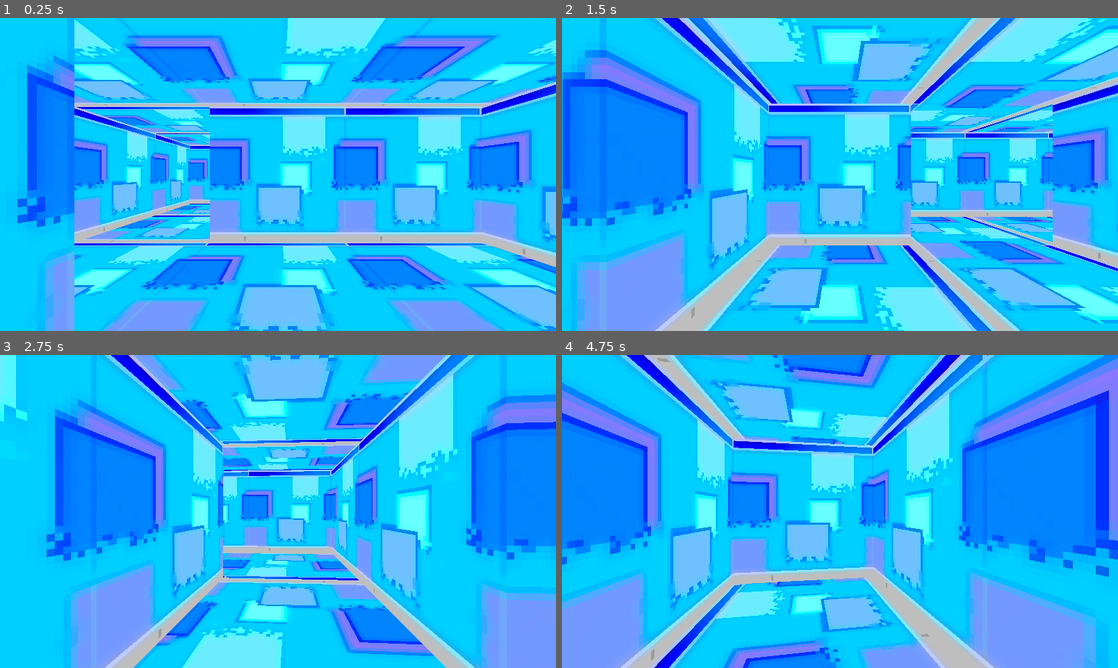
Above: before the commit, frames 1-4 (two rows, left to right).
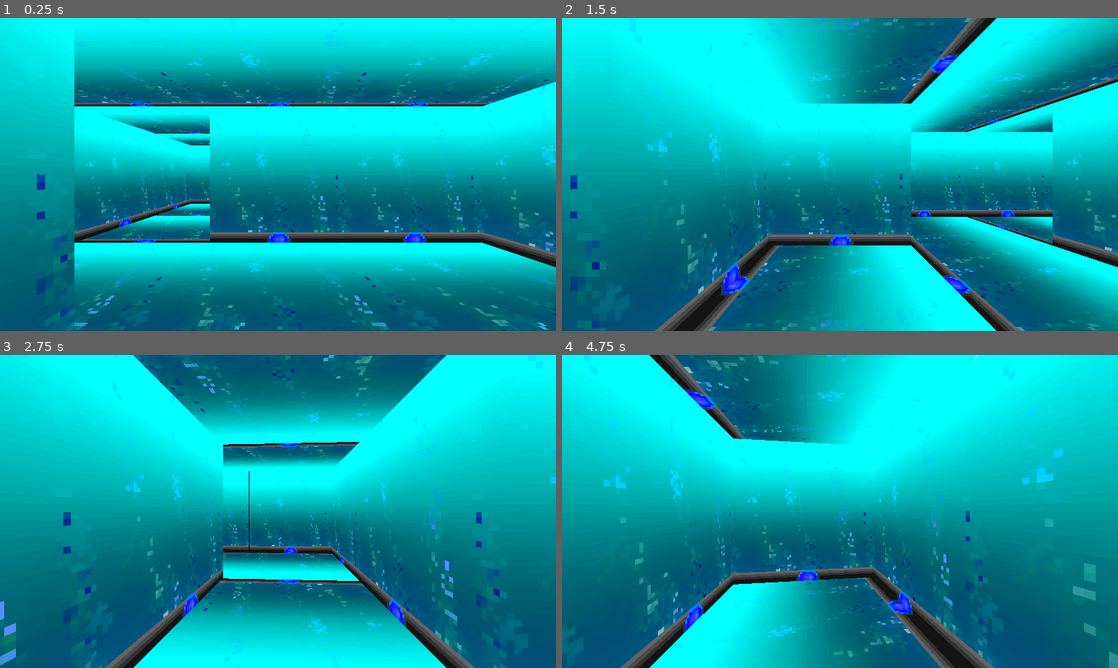
Above: after the commit, the same moments.

Repository: samiser/y2k-crawler
Game: Godot game, scene res://main.tscn
Same seed, same stepped clock (60 frames per second), same inputs: the game is played once before the commit and once after it. The project has no main scene, so this scene is started directly.
Inputs:
- Up to frame 1 (0.25 s): no input
- Up to frame 2 (1.5 s): tap Enter at 0.5 s; hold D (right) 0.53-1.28 s; hold S (back) from 1.28 s (still down)
- Up to frame 3 (2.75 s): tap Space at 2 s; release S (back) at 2.03 s; hold D (right) from 2.03 s (still down)
- Up to frame 4 (4.75 s): release D (right) at 2.78 s; hold W (forward) 2.78-3.53 s; hold A (left) from 3.53 s (still down)

The runs differ from the first frame. In frame 1, 99% of the frame differs, in the area x 0-100%, y 0-100%; in frame 2, 99%; in frame 3, 99%; in frame 4, 99%.

Commit message:
switched to bmp for walls_comp

Diff:
--- a/wall.tscn
+++ b/wall.tscn
@@ -1,6 +1,6 @@
 [gd_scene format=3 uid="uid://dcxu8dsxev0n5"]
 
-[ext_resource type="Texture2D" uid="uid://b5j3cms8n6egp" path="res://Sprites/ComputerTiles/walls_comp.jpg" id="1_xxgf6"]
+[ext_resource type="Texture2D" uid="uid://dimnaqs436a66" path="res://Sprites/ComputerTiles/walls_comp.bmp" id="1_xxgf6"]
 
 [node name="Wall" type="Sprite3D" unique_id=780277265]
 transform = Transform3D(-6.556708e-08, 0, 1.5, 0, 1.5, 0, -1.5, 0, -6.556708e-08, 0, 0, 0)
@@ -8,4 +8,5 @@
 texture_filter = 0
 texture = ExtResource("1_xxgf6")
 hframes = 8
+frame = 4
 region_rect = Rect2(0, 0, 64, 64)
Binary file added: Sprites/ComputerTiles/walls_comp.bmp
Not shown, changed: Sprites/ComputerTiles/walls_comp.bmp.import
Binary file removed: Sprites/ComputerTiles/walls_comp.jpg
